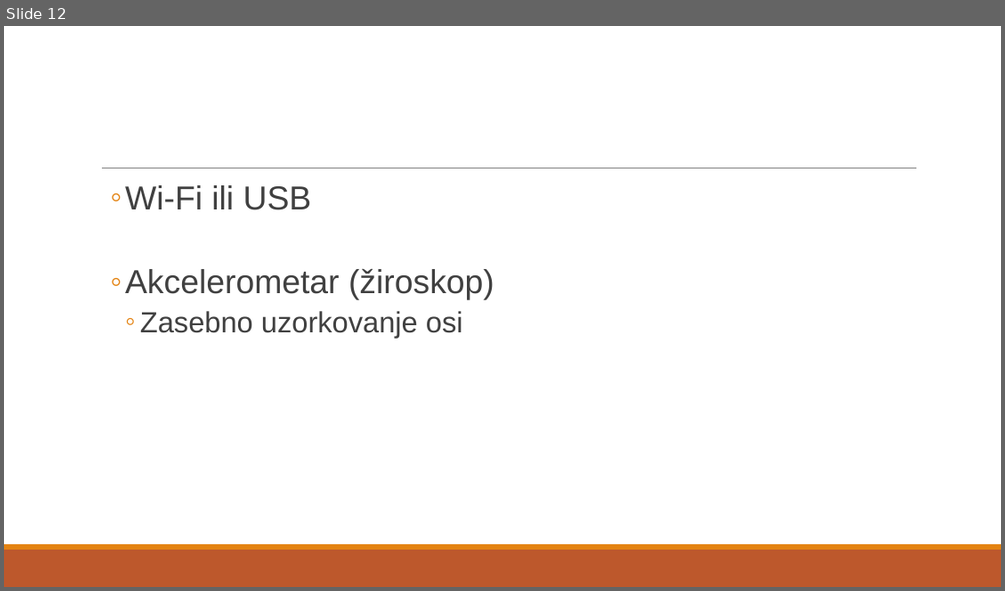
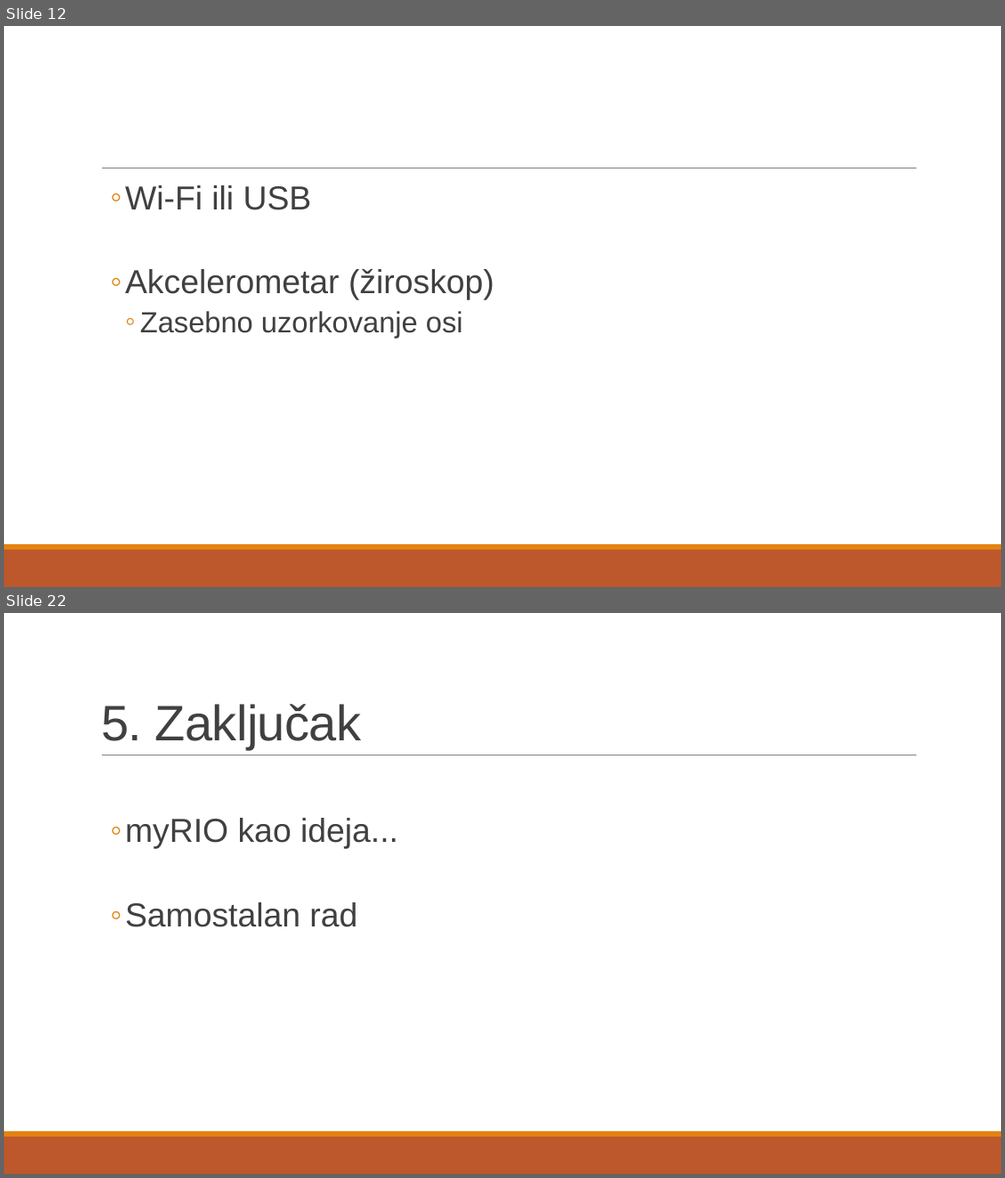
Before and after one commit to PiErr0r/DC_control, a slide deck: Upravljanje koračnim motorom korištenjem myRio upravljačke platforme.pptx. Shown one above the other, each under a label of ours: slide 12 before the commit, slides 12 and 22 after it; the slides between them are not shown. The pictures are 1005x591 and 1005x1178 pixels, drawn with LibreOffice and Linux fonts; fonts in the diff are those of the drawing. Boxes give left, top, right and bottom in pixels: in the first picture for what was removed or moved away, otherwise in the second. Text is boxed around its words. In the diff, an @@ line names an element or a change of style, - is before the commit and + after.

```diff
--- a/Upravljanje koračnim motorom korištenjem myRio upravljačke platforme.pptx
+++ b/Upravljanje koračnim motorom korištenjem myRio upravljačke platforme.pptx
@@ slide 22 added at [4, 613, 1001, 1174], background #FFFFFF; not listed: 3 template elements that a slide beside it also shows @@
@@ title added at [101, 704, 362, 749], 48 pt, text #404040 @@
+5. Zaključak
@@ text added at [125, 818, 398, 927], 32 pt, text #404040 @@
+  ◦ myRIO kao ideja...
+  ◦ Samostalan rad
```
Also in this commit, not shown: 6 slides changed, 6 other slides added.
